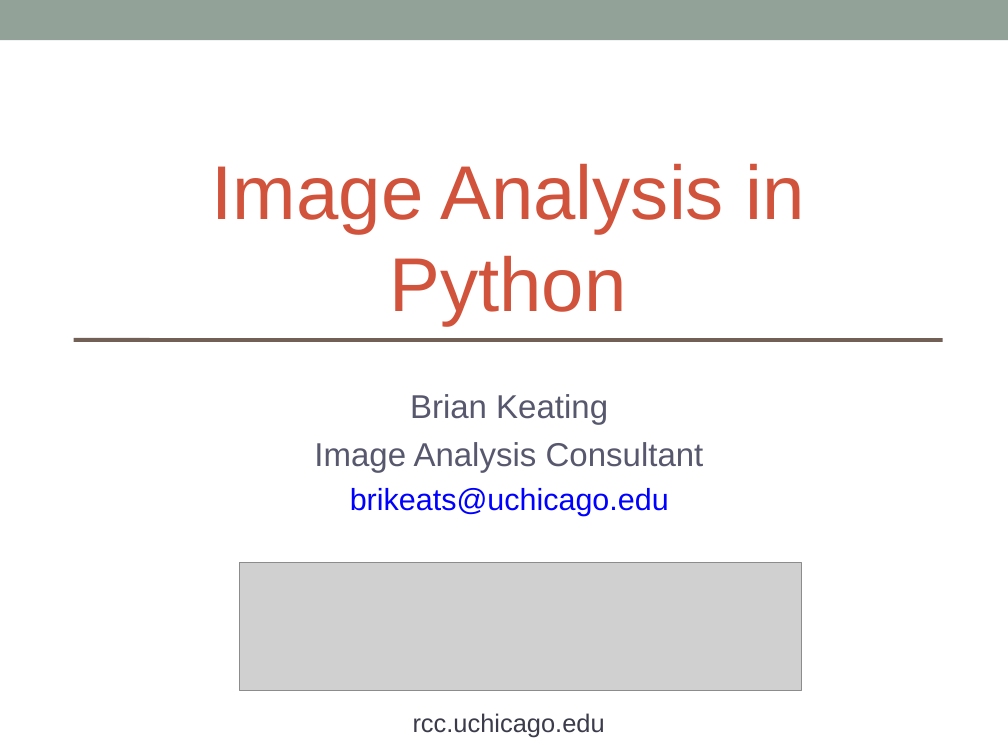
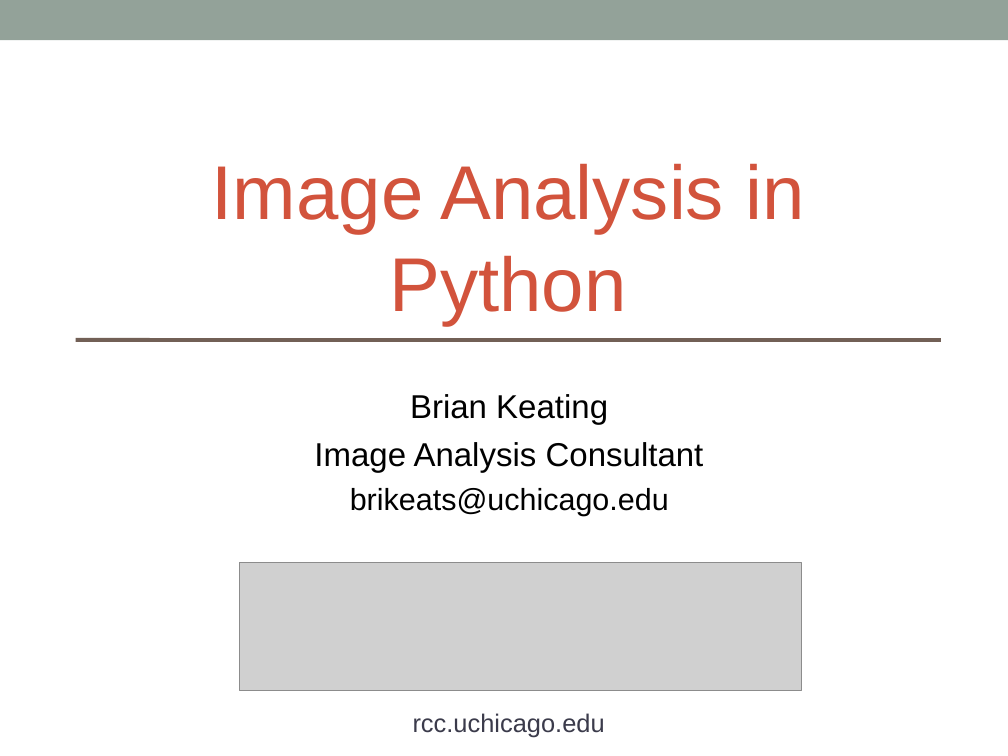
Before and after one commit to brikeats/Image-Analysis-in-Python, a slide deck: slide 1 of ImageAnalysisPython.ppt. Drawn at 1008x756 pixels with LibreOffice and Linux fonts; fonts in the diff are those of the drawing; grey boxes stand for pictures. Boxes give left, top, right and bottom in pixels: in the first picture for what was removed or moved away, otherwise in the second. Text is boxed around its words. In the diff, an @@ line names an element or a change of style, - is before the commit and + after.

```diff
--- a/ImageAnalysisPython.ppt
+++ b/ImageAnalysisPython.ppt
@@ text "Brian Keating" at (314, 394, 704, 516): text colour #57576E to #000000 in "Brian Keating", "Image Analysis Consultant"; text colour #0000FF to #000000 in "brikeats@uchicago.edu" @@
```
Also in this commit, not shown: 15 other slides changed, 1 slide added.
